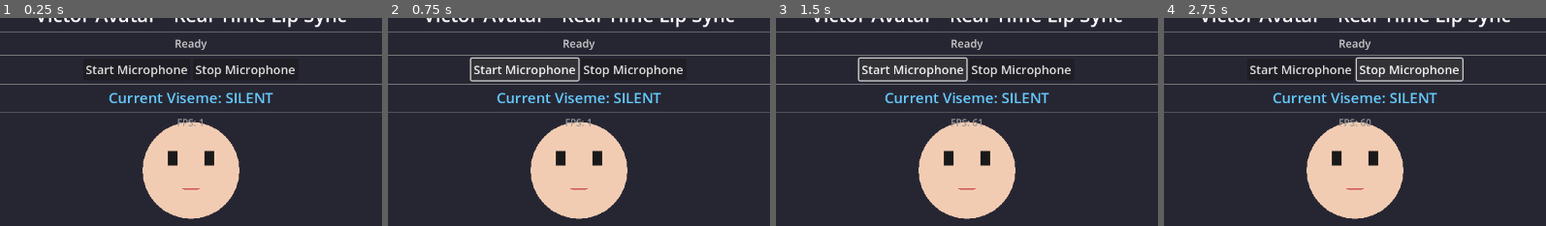
Above: before the commit, frames 1-4 (left to right).
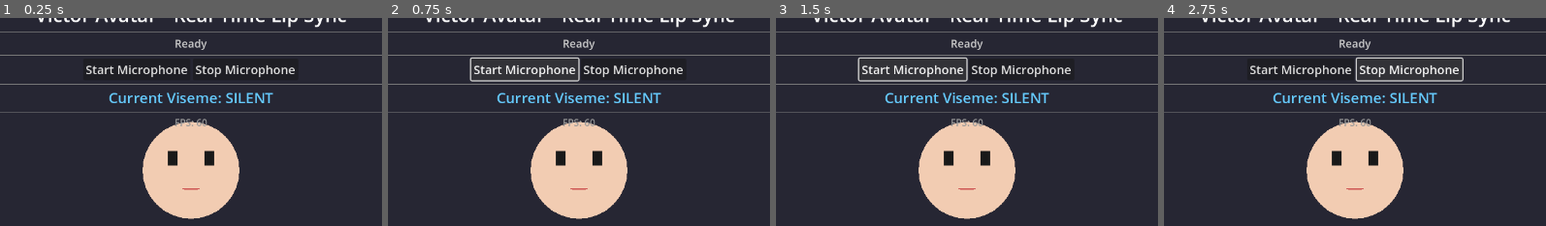
Above: after the commit, the same moments.

Repository: MASSIVEMAGNETICS/victor-godot
Game: Godot game, scene res://main.tscn
Same seed, same stepped clock (60 frames per second), same inputs: the game is played once before the commit and once after it.
Inputs:
- Up to frame 1 (0.25 s): no input
- Up to frame 2 (0.75 s): click "Start Microphone" at 0.5 s
- Up to frame 3 (1.5 s): click "Start Microphone" at 1.25 s
- Up to frame 4 (2.75 s): click "Stop Microphone" at 2 s
The pictures show only the part of the screen within x 25-75%, y 4-54%; the shares and areas given below are measured in that part.

The runs differ from the first frame. In frame 1, 0.2% of the frame differs, in the area x 45-55%, y 48-53%; in frame 2, 0.2%; in frame 3, less than 0.1%; in frame 4, nothing differs.
Error before the commit: Invalid assignment of property or key 'disabled' with value of type 'bool' on a base object of type 'null instance'. (res://main.gd:17)
Error after the commit: Parse Error: Annotation "@ontml" is not allowed in this level. (res://main.gd:10)

Commit message:
Fix code review issues: correct node paths, remove randomness, add missing visemes
Co-authored-by: MASSIVEMAGNETICS <209589629+MASSIVEMAGNETICS@users.noreply.github.com>

Diff:
--- a/lip_sync_analyzer.gd
+++ b/lip_sync_analyzer.gd
@@ -92,11 +92,14 @@
 		return Viseme.SILENT
 
 	# Perform simple frequency analysis
+	# Note: This is a simplified approach using time-domain sample grouping
+	# For accurate frequency analysis, use AudioEffectSpectrumAnalyzer with FFT
 	var low_freq_energy: float = 0.0
 	var mid_freq_energy: float = 0.0
 	var high_freq_energy: float = 0.0
 
 	# Analyze first part of samples for rough frequency distribution
+	# This groups early vs late samples as a proxy for frequency content
 	var sample_count = min(stereo_data.size(), 64)
 	for i in range(sample_count):
 		var sample = (stereo_data[i].x + stereo_data[i].y) / 2.0
@@ -131,8 +134,8 @@
 
 	# Mid frequencies with moderate amplitude = "ee" or "oh"
 	if mid_freq_energy > low_freq_energy * 1.2:
-		# Alternate between EE and OH for variation
-		if randi() % 3 == 0:
+		# Use mid_freq_energy threshold to determine EE vs OH
+		if mid_freq_energy > high_freq_energy * 1.5:
 			return Viseme.OH
 		else:
 			return Viseme.EE
--- a/main.gd
+++ b/main.gd
@@ -4,10 +4,11 @@
 
 @onready var victor: VictorAvatar = $VictorAvatar
 @onready var status_label: Label = $UI/StatusLabel
-@onready var start_button: Button = $UI/StartButton
-@onready var stop_button: Button = $UI/StopButton
+@onready var start_button: Button = $UI/ButtonContainer/StartButton
+@onready var stop_button: Button = $UI/ButtonContainer/StopButton
 @onready var viseme_label: Label = $UI/VisemeLabel
-@onready var info_label: Label = $UI/InfoLabel
+@ontml:parameter>
+<parameter name="info_label: Label = $UI/InfoLabel
 
 var audio_recording: bool = false
 var playback: AudioStreamPlayer
--- a/victor_avatar.gd
+++ b/victor_avatar.gd
@@ -3,11 +3,13 @@
 
 ## Victor Avatar - An animated character with real-time lip-sync capabilities
 
-@onready var head: Polygon2D = $Head
-@onready var mouth: Polygon2D = $Mouth
-@onready var left_eye: Polygon2D = $LeftEye
-@onready var right_eye: Polygon2D = $RightEye
 @onready var lip_sync: LipSyncAnalyzer = $LipSyncAnalyzer
+
+# Visual components (created dynamically)
+var head: Polygon2D
+var mouth: Polygon2D
+var left_eye: Polygon2D
+var right_eye: Polygon2D
 
 # Mouth shapes for different visemes
 var mouth_shapes = {
@@ -28,6 +30,12 @@
 	]),
 	"mm": PackedVector2Array([  # "mm" - lips together
 		Vector2(-18, 0), Vector2(18, 0), Vector2(15, 3), Vector2(-15, 3)
+	]),
+	"ff": PackedVector2Array([  # "ff" - lips and teeth
+		Vector2(-16, -2), Vector2(16, -2), Vector2(14, 6), Vector2(-14, 6)
+	]),
+	"th": PackedVector2Array([  # "th" - tongue visible
+		Vector2(-18, 0), Vector2(18, 0), Vector2(16, 8), Vector2(-16, 8)
 	]),
 	"ss": PackedVector2Array([  # "ss" - tight
 		Vector2(-20, 0), Vector2(20, 0), Vector2(18, 4), Vector2(-18, 4)
